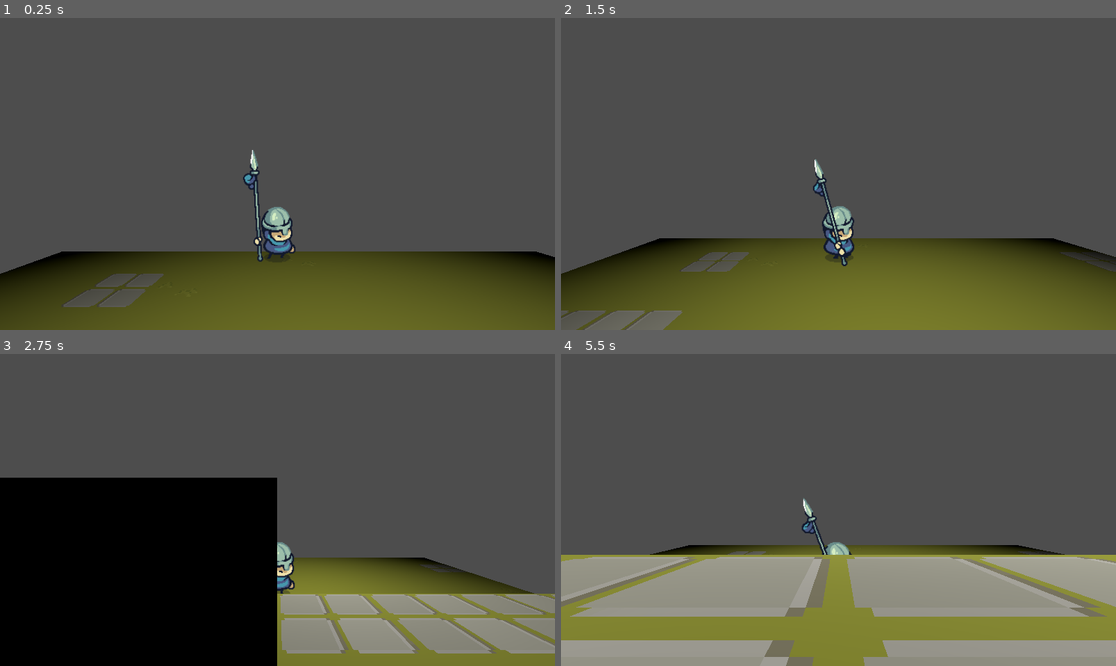
Above: before the commit, frames 1-4 (two rows, left to right).
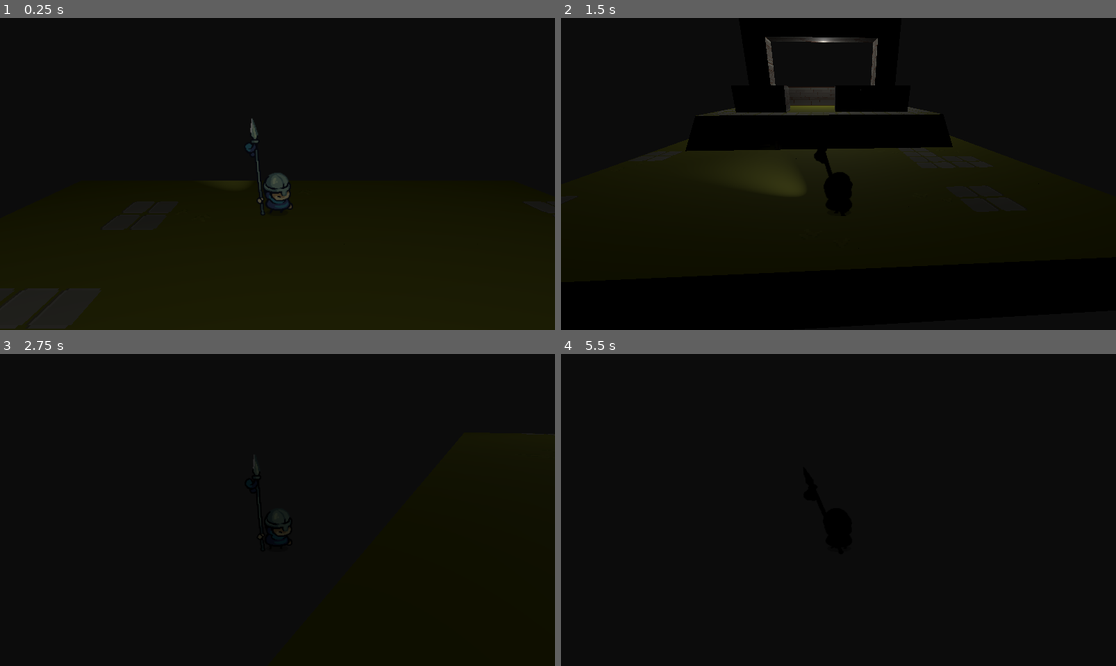
Above: after the commit, the same moments.

Repository: Ix-Tap3/Unlight
Game: Godot game, scene res://scenes/level.tscn
Same seed, same stepped clock (60 frames per second), same inputs: the game is played once before the commit and once after it.
Inputs (mouse positions are in pixels of both pictures, inside the frame that each line leads up to):
- Up to frame 1 (0.25 s): no input
- Up to frame 2 (1.5 s): tap Enter (ui_accept) at 0.5, 0.6, 0.77, 1.07, 1.35 s; move the mouse to (960, 158) at 0.52 s; hold E (rotateright, bound only after the commit) 0.53-1.28 s; move the mouse to (727, 189) at 1.27 s; hold S (down) from 1.28 s (still down)
- Up to frame 3 (2.75 s): tap Enter (ui_accept) at 1.52, 1.82, 2.1 s; move the mouse to (333, 441) at 2.02 s; release S (down) at 2.03 s; hold E (rotateright, bound only after the commit) from 2.03 s (still down)
- Up to frame 4 (5.5 s): move the mouse to (810, 572) at 2.77 s; release E (rotateright, bound only after the commit) at 2.78 s; hold W (up) 2.78-3.53 s; tap Enter (ui_accept) at 2.85, 3.02, 3.32, 3.6, 3.77, 4.07, 4.35, 4.52, 4.82, 5.1 s; move the mouse to (1005, 556) at 3.52 s; hold Q (rotateleft, bound only after the commit) 3.53-5.03 s; move the mouse to (672, 463) at 4.27 s; move the mouse to (866, 510) at 5.02 s; hold S (down) from 5.03 s (still down)

The runs differ from the first frame. In frame 1, 97% of the frame differs, in the area x 0-100%, y 0-100%; in frame 2, 98%; in frame 3, 70%; in frame 4, 100%.

Commit message:
fix des trucs

Diff:
--- a/player.gd
+++ b/player.gd
@@ -6,7 +6,15 @@
 @export var SPEED:float = 5.0
 const JUMP_VELOCITY = 4.5
 @onready var animSprite:AnimatedSprite3D = $AnimatedSprite3D
+var canrotate:bool = true;
+var angle_cible:float = 0.0;
+@onready var CameraCoolDown:Timer = $CameraRotationCooldown
 
+func handle_rotation(angle:String) -> void :
+	if angle == 'R':
+		angle_cible += deg_to_rad(45)
+	if angle == 'L':
+		angle_cible += deg_to_rad(-45)
 
 func _process(delta: float) -> void:
 	mouse_pos = get_viewport().get_mouse_position()
@@ -14,13 +22,12 @@
 
 	torch_dir = get_viewport().get_mouse_position().angle()
 	torch_light.rotation.y = torch_dir
-	# Add the gravity.
-	#if not is_on_floor():
-		#velocity += get_gravity() * delta
+	if not is_on_floor():
+		velocity += get_gravity() * delta
 #
-	## Handle jump.
-	#if Input.is_action_just_pressed("ui_accept") and is_on_floor():
-		#velocity.y = JUMP_VELOCITY
+	# Handle jump.
+	if Input.is_action_just_pressed("ui_accept") and is_on_floor():
+		velocity.y = JUMP_VELOCITY
 
 	var input_dir = Input.get_vector("left", "right", "up", "down")
 
@@ -38,4 +45,17 @@
 		animSprite.play("idle")
 		velocity.z = 0
 		velocity.x = 0
+	if (Input.is_action_pressed("rotateleft") && canrotate):
+		canrotate = false;
+		CameraCoolDown.start()
+		handle_rotation('L')
+	if (Input.is_action_pressed("rotateright") && canrotate):
+		canrotate = false;
+		CameraCoolDown.start()
+		handle_rotation('R')
+	rotation.y = lerp_angle(rotation.y, angle_cible, 10 * delta)
 	move_and_slide()
+
+
+func _on_camera_rotation_cooldown_timeout() -> void:
+	canrotate = true
--- a/project.godot
+++ b/project.godot
@@ -43,6 +43,16 @@
 "events": [Object(InputEventKey,"resource_local_to_scene":false,"resource_name":"","device":-1,"window_id":0,"alt_press …(192 unchanged characters)…
 ]
 }
+rotateleft={
+"deadzone": 0.2,
+"events": [Object(InputEventKey,"resource_local_to_scene":false,"resource_name":"","device":-1,"window_id":0,"alt_pressed":false,"shift_pressed":false,"ctrl_pressed":false,"meta_pressed":false,"pressed":false,"keycode":0,"physical_keycode":81,"key_label":0,"unicode":113,"location":0,"echo":false,"script":null)
+]
+}
+rotateright={
+"deadzone": 0.2,
+"events": [Object(InputEventKey,"resource_local_to_scene":false,"resource_name":"","device":-1,"window_id":0,"alt_pressed":false,"shift_pressed":false,"ctrl_pressed":false,"meta_pressed":false,"pressed":false,"keycode":0,"physical_keycode":69,"key_label":0,"unicode":101,"location":0,"echo":false,"script":null)
+]
+}
 
 [physics]
 
@@ -51,3 +61,4 @@
 [rendering]
 
 rendering_device/driver.windows="d3d12"
+environment/defaults/default_clear_color=Color(0.04755766, 0.047557645, 0.047557645, 1)
--- /dev/null
+++ b/scenes/Player/camera_3d.gd
@@ -0,0 +1,11 @@
+extends Camera3D
+
+
+# Called when the node enters the scene tree for the first time.
+func _ready() -> void:
+	pass # Replace with function body.
+
+
+# Called every frame. 'delta' is the elapsed time since the previous frame.
+func _process(delta: float) -> void:
+	pass
--- a/scenes/Player/player.tscn
+++ b/scenes/Player/player.tscn
@@ -160,10 +160,18 @@
 shape = SubResource("CapsuleShape3D_18ciy")
 
 [node name="AnimatedSprite3D" type="AnimatedSprite3D" parent="." unique_id=654218247]
+gi_mode = 2
+shaded = true
 sprite_frames = SubResource("SpriteFrames_hxkm2")
 animation = &"run"
 frame = 5
 frame_progress = 0.829117
 
 [node name="Camera3D" type="Camera3D" parent="." unique_id=457525268]
-transform = Transform3D(1, 0, 0, 0, 1, 0, 0, 0, 1, 0, 0.799928, 2.7137966)
+transform = Transform3D(1, 0, 0, 0, 0.9238194, 0.38282856, 0, -0.38282856, 0.9238194, 0, 1.4653292, 2.7137966)
+
+[node name="CameraRotationCooldown" type="Timer" parent="." unique_id=663444488]
+wait_time = 0.2
+one_shot = true
+
+[connection signal="timeout" from="CameraRotationCooldown" to="." method="_on_camera_rotation_cooldown_timeout"]
--- a/scenes/level.tscn
+++ b/scenes/level.tscn
@@ -9,14 +9,13 @@
 mesh_library = ExtResource("1_2q6dc")
 cell_size = Vector3(1, 1, 1)
 data = {
-"cells": PackedInt32Array(0, 65535, 0, 1, 65535, 2, 2, 65535 …(4264 unchanged characters)… , 196607, 1, 1310725, 131072, 1, 1310725)
+"cells": PackedInt32Array(0, 65535, 0, 1, 65535, 2, 2, 65535 …(4264 unchanged characters)… , 196607, 1, 1310725, 131072, 1, 1310725, 196612, 3, 5, 262148, 3, 5, 327684, 3, 5, 327683, 3, 524293, 327682, 3, 524293, 327681, 3, 524293, 327680, 3, 524293, 393215, 3, 524293, 393214, 3, 720901, 262142, 3, 720901, 327678, 3, 720901)
 }
-metadata/_editor_floor_ = Vector3(0, 2, 0)
-
-[node name="OmniLight3D" type="OmniLight3D" parent="." unique_id=2009212828]
-transform = Transform3D(1, 0, 0, 0, 1, 0, 0, 0, 1, 1.549386, 4.5229936, -1.2534976)
-light_energy = 4.644
-omni_range = 8.0
+metadata/_editor_floor_ = Vector3(0, 4, 0)
 
 [node name="Player" parent="." unique_id=1165552443 instance=ExtResource("2_w7c3h")]
 transform = Transform3D(1, 0, 0, 0, 1, 0, 0, 0, 1, 1, 2, -4)
+
+[node name="OmniLight3D" type="OmniLight3D" parent="." unique_id=443004450]
+transform = Transform3D(1, 0, 0, 0, 1, 0, 0, 0, 1, 1.4341058, 4.87815, 4.0176344)
+omni_range = 17.145
Not shown, added: scenes/Player/camera_3d.gd.uid
